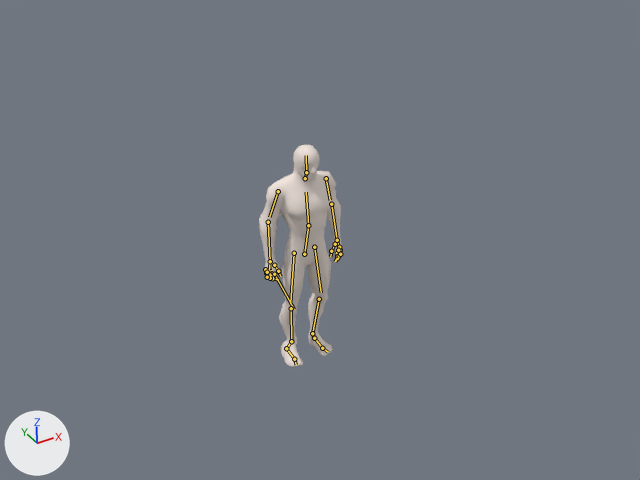
The Blender file data/morse/props/human.blend as it was, and as the next commit left it.
Rendered twice from the file's camera 'Camera'. Arrows for +X, +Y and +Z are at lower left; the lights stay in place. The bones that bend it are drawn over the model as lines.

In view in the first picture: 'Male_1'.
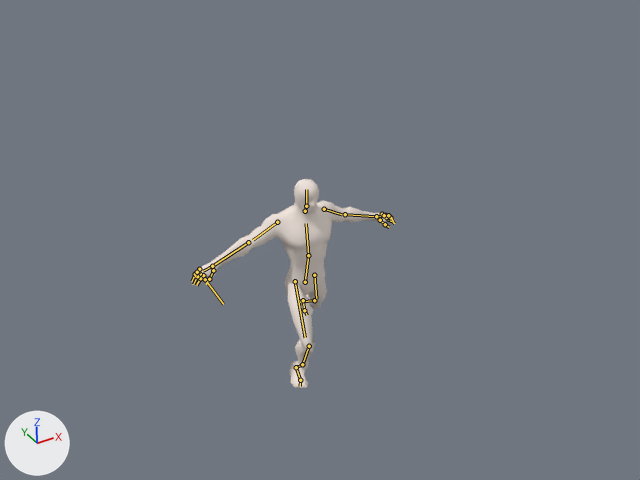
The newer file adds an action. The first version stands in its rest pose; the second is drawn at frame 6 of the action 'jump1(legs)'.

Where the change shows, as pixel boxes [x1, y1, x2, y2] in the pictures (640 x 480 px):
'Male_1', posed (142% wider): before [259, 145, 343, 367]; after [191, 179, 396, 388]
bone 'Bone', root to tip: before (304, 254) to (308, 225); after (305, 282) to (308, 255)
bone 'Bone.001', root to tip: before (308, 225) to (306, 192); after (308, 255) to (306, 223)
bone 'Bone.001_L.001', root to tip: before (326, 178) to (330, 200); after (324, 209) to (341, 214)
bone 'Bone.001_L.003', root to tip: before (331, 204) to (337, 240); after (345, 214) to (376, 216)
bone 'Bone.001_R.001', root to tip: before (278, 191) to (269, 217); after (277, 222) to (253, 240)
bone 'Bone.001_R.003', root to tip: before (268, 222) to (270, 261); after (248, 242) to (212, 266)
bone 'Bone.001_R.002', root to tip: before (270, 261) to (269, 271); after (212, 266) to (203, 271)
bone 'Bone.001_R.008', root to tip: before (272, 275) to (272, 278); after (203, 275) to (200, 278)
bone 'Bone.001_R.011', root to tip: before (272, 278) to (278, 280); after (200, 278) to (196, 285)
bone 'Bone.001_R.012', root to tip: before (270, 278) to (277, 275); after (197, 276) to (193, 284)
bone 'Bone.001_R.013', root to tip: before (267, 277) to (274, 274); after (195, 274) to (192, 281)
bone 'Bone.001_R.014', root to tip: before (265, 269) to (267, 272); after (199, 269) to (197, 272)
bone 'Bone.001_R.015', root to tip: before (267, 272) to (272, 270); after (197, 272) to (195, 277)
bone 'Bone.003', root to tip: before (305, 178) to (306, 172); after (305, 211) to (306, 206)
bone 'Bone.004', root to tip: before (306, 172) to (306, 155); after (306, 206) to (306, 189)
bone 'Bone_L.001', root to tip: before (314, 247) to (321, 292); after (314, 275) to (316, 298)
bone 'Bone_L.003', root to tip: before (319, 299) to (312, 333); after (314, 300) to (301, 301)
bone 'Bone_L.005', root to tip: before (314, 338) to (322, 348); after (303, 300) to (304, 310)
bone 'Bone_R.001', root to tip: before (294, 253) to (290, 303); after (295, 281) to (305, 337)
bone 'Bone_R.003', root to tip: before (291, 308) to (291, 341); after (309, 346) to (302, 364)
bone 'Bone_R.005', root to tip: before (286, 348) to (294, 359); after (296, 367) to (300, 380)

The change, as a list of edits to the scene's bpy script:
```text
Change bone_bone:
    where bone_bone = bpy.data.objects['Human'].pose.bones['Bone']
    bone_bone.location: (0.0, 0.05, -0.01) -> (0.0, -0.73, 0.17)
Change bone_bone_001:
    where bone_bone_001 = bpy.data.objects['Human'].pose.bones['Bone.001']  # child of 'Bone'
    bone_bone_001.rotation_quaternion: (1.0, 0.014, 0.002, 0.004) -> (1.0, 0.0, 0.0, 0.0)  # degrees (2, 0, 0) -> degrees (0, 0, 0)
Change bone_bone_001_l_001:
    where bone_bone_001_l_001 = bpy.data.objects['Human'].pose.bones['Bone.001_L.001']  # child of 'Bone.001'
    bone_bone_001_l_001.location: (0.07, -0.01, -0.04) -> (0.0, 0.0, 0.0)
    bone_bone_001_l_001.rotation_quaternion: (0.854, -0.352, 0.376, 0.065) -> (1.0, 0.0, 0.0, 0.0)  # degrees (-50, 44, -12) -> degrees (0, 0, 0)
Change bone_bone_001_l_003:
    where bone_bone_001_l_003 = bpy.data.objects['Human'].pose.bones['Bone.001_L.003']  # child of 'Bone.001_L.001'
    bone_bone_001_l_003.rotation_quaternion: (0.992, -0.114, -0.023, -0.045) -> (1.0, 0.0, 0.0, 0.0)  # degrees (-13, -3, -5) -> degrees (0, 0, 0)
Change bone_bone_001_r_001:
    where bone_bone_001_r_001 = bpy.data.objects['Human'].pose.bones['Bone.001_R.001']  # child of 'Bone.001'
    bone_bone_001_r_001.location: (-0.07, -0.01, -0.04) -> (0.0, 0.0, 0.0)
    bone_bone_001_r_001.rotation_quaternion: (0.854, -0.352, -0.376, -0.065) -> (1.0, 0.0, 0.0, 0.0)  # degrees (-50, -44, 12) -> degrees (0, 0, 0)
Change bone_bone_001_r_003:
    where bone_bone_001_r_003 = bpy.data.objects['Human'].pose.bones['Bone.001_R.003']  # child of 'Bone.001_R.001'
    bone_bone_001_r_003.rotation_quaternion: (0.992, -0.114, 0.023, 0.045) -> (1.0, 0.0, 0.0, 0.0)  # degrees (-13, 3, 5) -> degrees (0, 0, 0)
Change bone_bone_001_r_002:
    where bone_bone_001_r_002 = bpy.data.objects['Human'].pose.bones['Bone.001_R.002']  # child of 'Bone.001_R.003'
    bone_bone_001_r_002.rotation_quaternion: (0.966, 0.05, 0.245, -0.065) -> (1.0, 0.0, 0.0, 0.0)  # degrees (4, 29, -7) -> degrees (0, 0, 0)
Change bone_bone_001_r_008:
    where bone_bone_001_r_008 = bpy.data.objects['Human'].pose.bones['Bone.001_R.008']  # child of 'Bone.001_R.002'
    bone_bone_001_r_008.rotation_quaternion: (0.997, 0.067, -0.005, 0.028) -> (1.0, 0.0, 0.0, 0.0)  # degrees (8, -1, 3) -> degrees (0, 0, 0)
Change bone_bone_001_r_011:
    where bone_bone_001_r_011 = bpy.data.objects['Human'].pose.bones['Bone.001_R.011']  # child of 'Bone.001_R.008'
    bone_bone_001_r_011.rotation_quaternion: (0.93, -0.284, 0.038, -0.23) -> (1.0, 0.0, 0.0, 0.0)  # degrees (-33, -3, -27) -> degrees (0, 0, 0)
Change bone_bone_001_r_012:
    where bone_bone_001_r_012 = bpy.data.objects['Human'].pose.bones['Bone.001_R.012']  # child of 'Bone.001_R.009'
    bone_bone_001_r_012.rotation_quaternion: (0.808, -0.42, 0.017, -0.412) -> (1.0, 0.0, 0.0, 0.0)  # degrees (-47, -19, -46) -> degrees (0, 0, 0)
Change bone_bone_001_r_013:
    where bone_bone_001_r_013 = bpy.data.objects['Human'].pose.bones['Bone.001_R.013']  # child of 'Bone.001_R.010'
    bone_bone_001_r_013.rotation_quaternion: (0.809, -0.433, 0.118, -0.38) -> (1.0, 0.0, 0.0, 0.0)  # degrees (-53, -8, -46) -> degrees (0, 0, 0)
Change bone_bone_001_r_014:
    where bone_bone_001_r_014 = bpy.data.objects['Human'].pose.bones['Bone.001_R.014']  # child of 'Bone.001_R.002'
    bone_bone_001_r_014.rotation_quaternion: (0.995, -0.088, 0.001, -0.054) -> (1.0, 0.0, 0.0, 0.0)  # degrees (-10, 0, -6) -> degrees (0, 0, 0)
Change bone_bone_001_r_015:
    where bone_bone_001_r_015 = bpy.data.objects['Human'].pose.bones['Bone.001_R.015']  # child of 'Bone.001_R.014'
    bone_bone_001_r_015.rotation_quaternion: (0.873, -0.337, 0.07, -0.347) -> (1.0, 0.0, 0.0, 0.0)  # degrees (-40, -6, -41) -> degrees (0, 0, 0)
Change bone_bone_003:
    where bone_bone_003 = bpy.data.objects['Human'].pose.bones['Bone.003']  # child of 'Bone.001'
    bone_bone_003.rotation_quaternion: (0.999, -0.044, 0.0, 0.0) -> (1.0, 0.0, 0.0, 0.0)  # degrees (-5, 0, 0) -> degrees (0, 0, 0)
Change bone_bone_004:
    where bone_bone_004 = bpy.data.objects['Human'].pose.bones['Bone.004']  # child of 'Bone.003'
    bone_bone_004.rotation_quaternion: (0.999, 0.044, 0.0, 0.0) -> (1.0, 0.0, 0.0, 0.0)  # degrees (5, 0, 0) -> degrees (0, 0, 0)
Change bone_bone_l_001:
    where bone_bone_l_001 = bpy.data.objects['Human'].pose.bones['Bone_L.001']
    bone_bone_l_001.location: (0.01, -0.04, 0.0) -> (-0.21, 0.72, -0.05)
    bone_bone_l_001.rotation_quaternion: (0.996, -0.031, -0.002, 0.082) -> (0.943, 0.183, 0.259, 0.104)  # degrees (-4, 0, 9) -> degrees (26, 27, 19)
Change bone_bone_l_003:
    where bone_bone_l_003 = bpy.data.objects['Human'].pose.bones['Bone_L.003']  # child of 'Bone_L.001'
    bone_bone_l_003.rotation_quaternion: (0.998, 0.041, 0.002, 0.053) -> (0.979, 0.127, 0.04, 0.153)  # degrees (5, 0, 6) -> degrees (15, 2, 18)
Change bone_bone_l_005:
    where bone_bone_l_005 = bpy.data.objects['Human'].pose.bones['Bone_L.005']  # child of 'Bone_L.004'
    bone_bone_l_005.rotation_quaternion: (0.999, -0.044, 0.0, 0.0) -> (0.911, -0.399, 0.106, -0.029)  # degrees (-5, 0, 0) -> degrees (-48, 10, -8)
Change bone_bone_r_001:
    where bone_bone_r_001 = bpy.data.objects['Human'].pose.bones['Bone_R.001']
    bone_bone_r_001.location: (-0.01, -0.04, 0.0) -> (0.21, 0.72, -0.05)
    bone_bone_r_001.rotation_quaternion: (0.996, -0.031, 0.002, -0.082) -> (0.877, -0.424, 0.22, 0.055)  # degrees (-4, 0, -9) -> degrees (-53, 26, -6)
Change bone_bone_r_003:
    where bone_bone_r_003 = bpy.data.objects['Human'].pose.bones['Bone_R.003']  # child of 'Bone_R.001'
    bone_bone_r_003.rotation_quaternion: (0.998, 0.041, -0.002, -0.053) -> (0.773, 0.631, -0.004, -0.061)  # degrees (5, 0, -6) -> degrees (78, 4, -6)
Change bone_bone_r_005:
    where bone_bone_r_005 = bpy.data.objects['Human'].pose.bones['Bone_R.005']  # child of 'Bone_R.004'
    bone_bone_r_005.rotation_quaternion: (0.999, -0.044, 0.0, 0.0) -> (0.977, -0.211, 0.045, -0.006)  # degrees (-5, 0, 0) -> degrees (-24, 5, -2)
```
